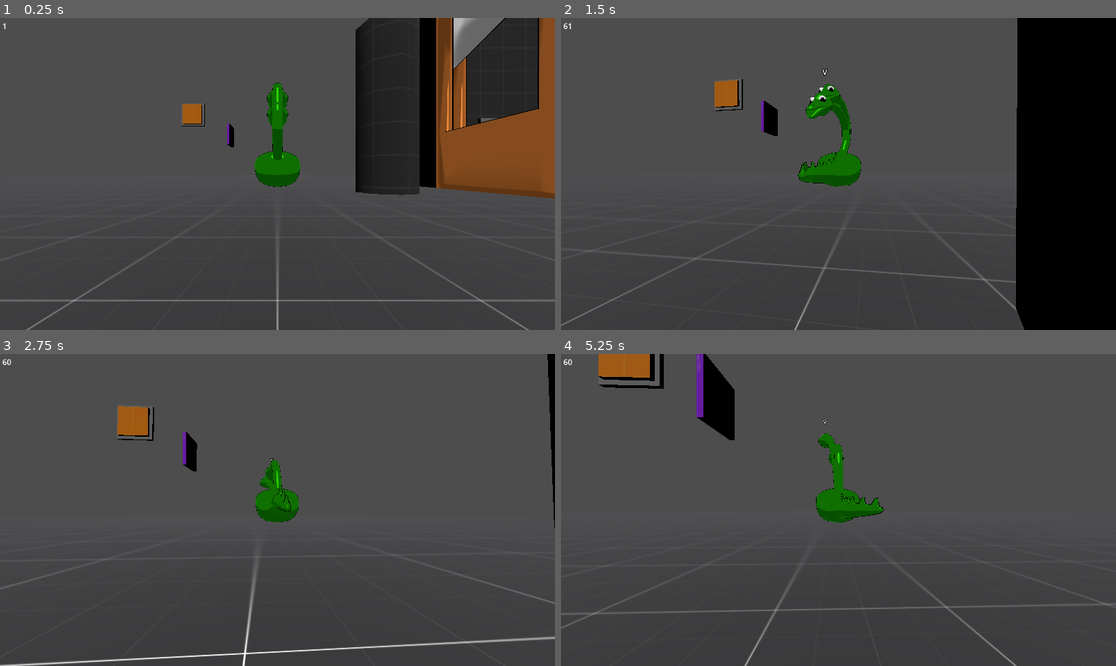
Above: before the commit, frames 1-4 (two rows, left to right).
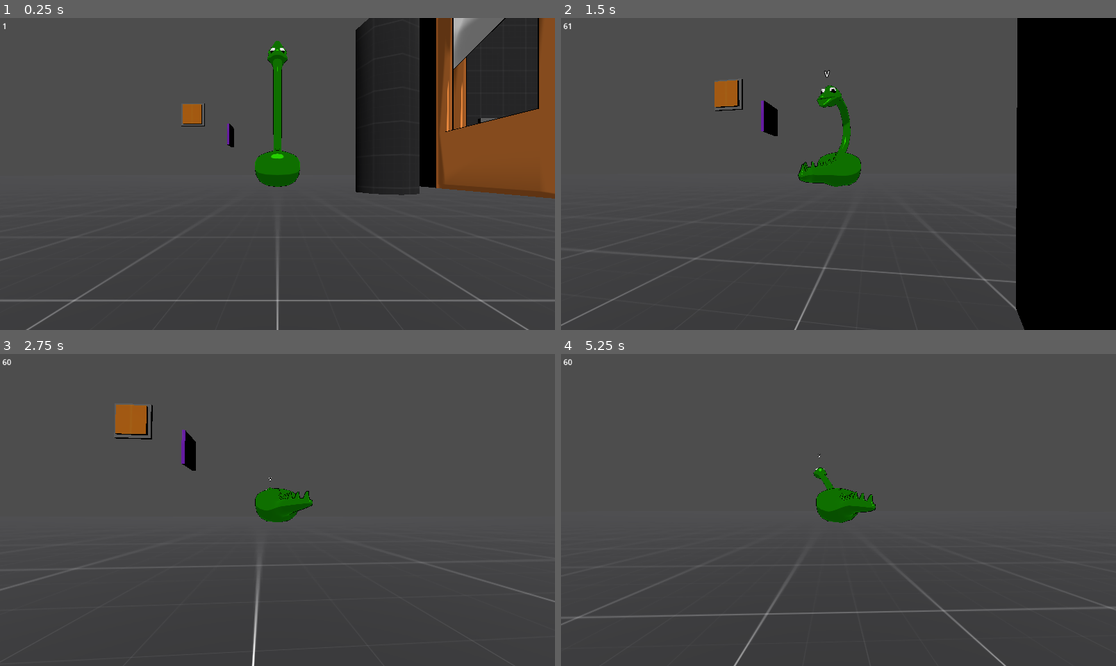
Above: after the commit, the same moments.

Repository: Norodix/Hydradynamic
Game: Godot game, scene res://Source/Environment/world.tscn
Same seed, same stepped clock (60 frames per second), same inputs: the game is played once before the commit and once after it.
Inputs (mouse positions are in pixels of both pictures, inside the frame that each line leads up to):
- Up to frame 1 (0.25 s): no input
- Up to frame 2 (1.5 s): tap Enter at 0.5 s; move the mouse to (866, 174) at 0.52 s; hold Ctrl (Sneak) 0.53-1.28 s; hold W (Forward) from 0.53 s (still down); move the mouse to (810, 174) at 1.27 s; tap Space (control_next) at 1.35 s
- Up to frame 3 (2.75 s): keep holding W (Forward); move the mouse to (288, 503) at 2.02 s; tap 0 at 2.1 s
- Up to frame 4 (5.25 s): keep holding W (Forward); move the mouse to (832, 516) at 2.77 s; tap 9 at 2.85 s; move the mouse to (877, 513) at 3.52 s; hold Ctrl (Sneak) 3.53-4.28 s; move the mouse to (794, 506) at 4.27 s; tap Space (control_next) at 4.35 s; move the mouse to (844, 510) at 5.02 s; tap 0 at 5.1 s

The runs differ from the first frame. In frame 1, 0.7% of the frame differs, in the area x 48-52%, y 7-46%; in frame 2, 0.5%; in frame 3, 2.4%; in frame 4, 4.6%, in the area x 0-100%, y 0-100%.

Commit message:
Add head remover and logic

Diff:
--- a/Source/Characters/hydra.gd
+++ b/Source/Characters/hydra.gd
@@ -22,7 +22,6 @@
 
 func _ready():
 	Globals.player = self
-	add_head()
 	add_head()
 
 
@@ -33,10 +32,11 @@
 	self.add_child(hs)
 #	hs.global_position = neck_root.global_position + \
 #						Vector3(randf_range(-1, 1), randf_range(0.2, 1), randf_range(-1, 1))
-	hs.global_position = global_position + Vector3(0, 1, 0)
+	hs.global_position = global_position + Vector3(0, 3, 0)
 	hs.top_level = true
 	hs.linear_damp = head_damping
 	hs.neck_root_offset = neck_root.position
+	hs.connect("remove_head", remove_head)
 	#hs.randomize_rest_position(0.7)
 	controllable_list.append(hs)
 	for i in controllable_list.size():
@@ -48,7 +48,7 @@
 		var ang = 1.618 * i * 2 * PI
 		var r0 = 0.3
 		var r = r0 * sqrt(i)
-		hydra_head.rest_position = Vector3(r * cos(ang), r * sin(ang), 0.0)
+		hydra_head.rest_position = Vector3(r * cos(ang), r * sin(ang), 0.0).rotated(Vector3(1,0,0), deg_to_rad(-30))
 
 
 func check_head_trigger():
@@ -104,8 +104,19 @@
 			control_index = (code - KEY_0 - 1) % controllable_list.size()
 
 
+func get_head_count() -> int:
+	return controllable_list.size() - 1
+
+
+var zero_head_time = 0
 func _physics_process(delta):
 	check_head_trigger()
+	if get_head_count() <= 0:
+		zero_head_time += delta
+	else:
+		zero_head_time = 0
+	if zero_head_time > 8.0:
+		add_head()
 	# Pull back heads when too far
 	for head in controllable_list:
 		if not head is HydraHead:
@@ -132,6 +143,9 @@
 	else:
 		# Currently controlling the body
 		input_dir = Input.get_vector("Left", "Right", "Forward", "Backward")
+		if get_head_count() == 0:
+			# Random chicken
+			input_dir = Vector2(1, 0).rotated(rand_from_seed(int(zero_head_time * 2))[0] * 10000)
 		direction = (get_cam_basis() * Vector3(input_dir.x, 0, input_dir.y)).normalized()
 		if not Input.is_action_pressed("Sneak") and direction.length() > 0.01:
 			for head in controllable_list:
--- a/Source/Characters/hydra_head.gd
+++ b/Source/Characters/hydra_head.gd
@@ -5,20 +5,23 @@
 @export var is_cut = false
 @export var rest_position = Vector3.ZERO
 
+signal remove_head
+
 func _process(delta):
 	if not is_cut:
-		$Neck_Target.global_position = get_parent().global_position + neck_root_offset
+		var neck_root_global_offset = global_transform.basis * neck_root_offset
+		$Neck_Target.global_position = get_parent().global_position + neck_root_global_offset
 		var parent = get_parent()
-		if parent:
-			var start : Vector3 = parent.global_position + neck_root_offset
-			var end : Vector3 = self.global_position
-
-			# calculate transform from start and end
-			var Y = (start - end).normalized()
-			var X = Vector3(Y[2], Y[2], -Y[0]-Y[1])
-			if X.length() < 0.01: #make sure it is not degenerative
-				X = Vector3(-Y[1]-Y[2], Y[0], Y[0])
-			$Neck_Target.global_transform.basis = Basis(X, Y, X.cross(Y)).orthonormalized()
+#		if parent:
+#			var start : Vector3 = parent.global_position + neck_root_global_offset
+#			var end : Vector3 = self.global_position
+#
+#			# calculate transform from start and end
+#			var Y = (start - end).normalized()
+#			var X = Vector3(Y[2], Y[2], -Y[0]-Y[1])
+#			if X.length() < 0.01: #make sure it is not degenerative
+#				X = Vector3(-Y[1]-Y[2], Y[0], Y[0])
+#			$Neck_Target.global_transform.basis = Basis(X, Y, X.cross(Y)).orthonormalized()
 	else: # is_cut
 		pass
 
@@ -47,6 +50,10 @@
 	return bones
 
 
+func remove():
+	emit_signal("remove_head", self)
+
+
 func self_destruct(time = 5):
 	await get_tree().create_timer(time).timeout
 	self.queue_free()
--- a/Source/Environment/world.tscn
+++ b/Source/Environment/world.tscn
@@ -1,10 +1,11 @@
-[gd_scene load_steps=13 format=3 uid="uid://bbeut346ktej"]
+[gd_scene load_steps=14 format=3 uid="uid://bbeut346ktej"]
 
 [ext_resource type="Texture2D" uid="uid://bkyxeyiy7jsyp" path="res://Assets/PNG/Dark/texture_01.png" id="1_cgb1k"]
 [ext_resource type="PackedScene" uid="uid://bsvo6t20dqbyi" path="res://Source/Characters/hydra.tscn" id="2_8nqyj"]
 [ext_resource type="PackedScene" uid="uid://ckwksmr4pnin8" path="res://Source/Props/Button.tscn" id="3_rpdyj"]
 [ext_resource type="Texture2D" uid="uid://d2idl5s26hxap" path="res://Assets/PNG/Purple/texture_01.png" id="4_0jogx"]
 [ext_resource type="PackedScene" uid="uid://saif5mw6qob8" path="res://Source/Props/Guillotine.tscn" id="5_xjt62"]
+[ext_resource type="PackedScene" uid="uid://hynam4nmusga" path="res://Source/Props/burner.tscn" id="6_exyft"]
 
 [sub_resource type="StandardMaterial3D" id="StandardMaterial3D_vvvsb"]
 albedo_texture = ExtResource("1_cgb1k")
@@ -108,5 +109,8 @@
 transform = Transform3D(1, 0, 0, 0, -4.37114e-08, -1, 0, 1, -4.37114e-08, 5.0422, 0.930834, 0.501533)
 shots = -1
 
+[node name="Burner" parent="." instance=ExtResource("6_exyft")]
+transform = Transform3D(1, 0, 0, 0, 1, 0, 0, 0, 1, 8.28495, 0, 6.03224)
+
 [connection signal="push" from="Button" to="CutterBox" method="cut"]
 [connection signal="push" from="Button2" to="Guillotine" method="cut"]
--- /dev/null
+++ b/Source/Props/HeadRemover.gd
@@ -0,0 +1,7 @@
+extends Area3D
+
+
+func _on_body_entered(body):
+	if body is HydraHead:
+		var b : HydraHead = body
+		b.remove()
--- /dev/null
+++ b/Source/Props/burner.tscn
@@ -0,0 +1,26 @@
+[gd_scene load_steps=5 format=3 uid="uid://hynam4nmusga"]
+
+[ext_resource type="PackedScene" uid="uid://dgo6k7v4ntg6v" path="res://Source/Props/head_remover.tscn" id="1_rmj86"]
+
+[sub_resource type="BoxShape3D" id="BoxShape3D_5luf5"]
+size = Vector3(1, 2, 1)
+
+[sub_resource type="BoxMesh" id="BoxMesh_d85rr"]
+size = Vector3(1, 2, 1)
+
+[sub_resource type="StandardMaterial3D" id="StandardMaterial3D_s7403"]
+transparency = 1
+albedo_color = Color(0.780392, 0, 0.0784314, 0.419608)
+
+[node name="Burner" type="Node3D"]
+
+[node name="HeadRemover" parent="." instance=ExtResource("1_rmj86")]
+
+[node name="CollisionShape3D" type="CollisionShape3D" parent="HeadRemover"]
+transform = Transform3D(1, 0, 0, 0, 1, 0, 0, 0, 1, 0, 1, 0)
+shape = SubResource("BoxShape3D_5luf5")
+
+[node name="MeshInstance3D" type="MeshInstance3D" parent="."]
+transform = Transform3D(1, 0, 0, 0, 1, 0, 0, 0, 1, 0, 1, 0)
+mesh = SubResource("BoxMesh_d85rr")
+surface_material_override/0 = SubResource("StandardMaterial3D_s7403")
--- /dev/null
+++ b/Source/Props/head_remover.tscn
@@ -0,0 +1,10 @@
+[gd_scene load_steps=2 format=3 uid="uid://dgo6k7v4ntg6v"]
+
+[ext_resource type="Script" path="res://Source/Props/HeadRemover.gd" id="1_w02vr"]
+
+[node name="HeadRemover" type="Area3D"]
+collision_layer = 32
+collision_mask = 4
+script = ExtResource("1_w02vr")
+
+[connection signal="body_entered" from="." to="." method="_on_body_entered"]
--- a/Source/globals.gd
+++ b/Source/globals.gd
@@ -9,4 +9,5 @@
 	head = 2,
 	button = 3,
 	cut = 4,
+	remove = 5,
 }
--- a/project.godot
+++ b/project.godot
@@ -106,3 +106,4 @@
 3d_physics/layer_3="Head"
 3d_physics/layer_4="Button"
 3d_physics/layer_5="Cut"
+3d_physics/layer_6="Remove"
